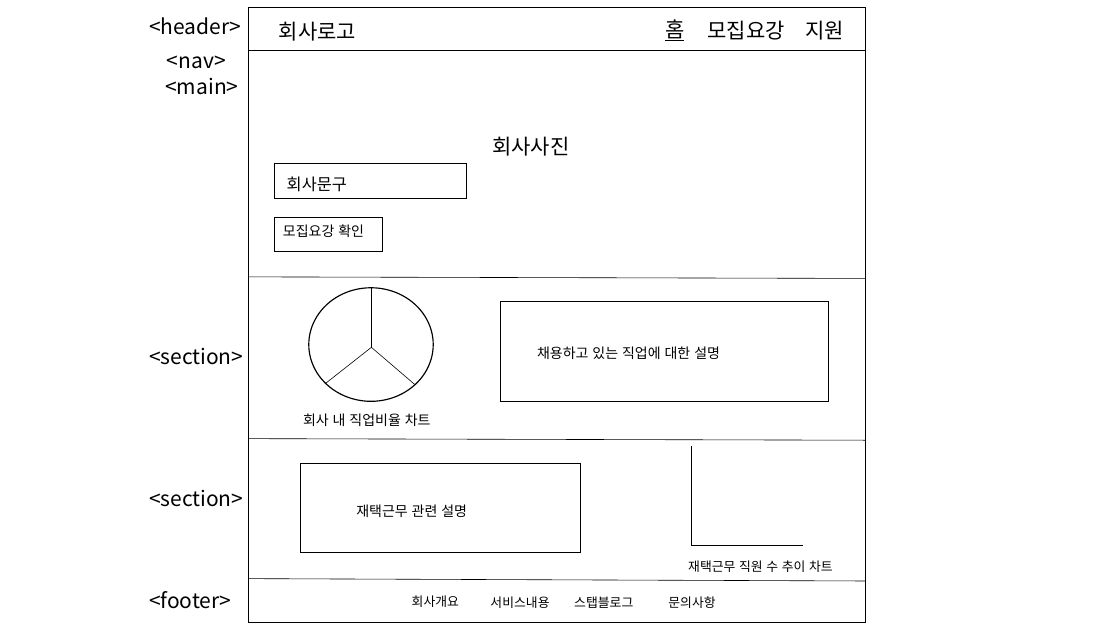
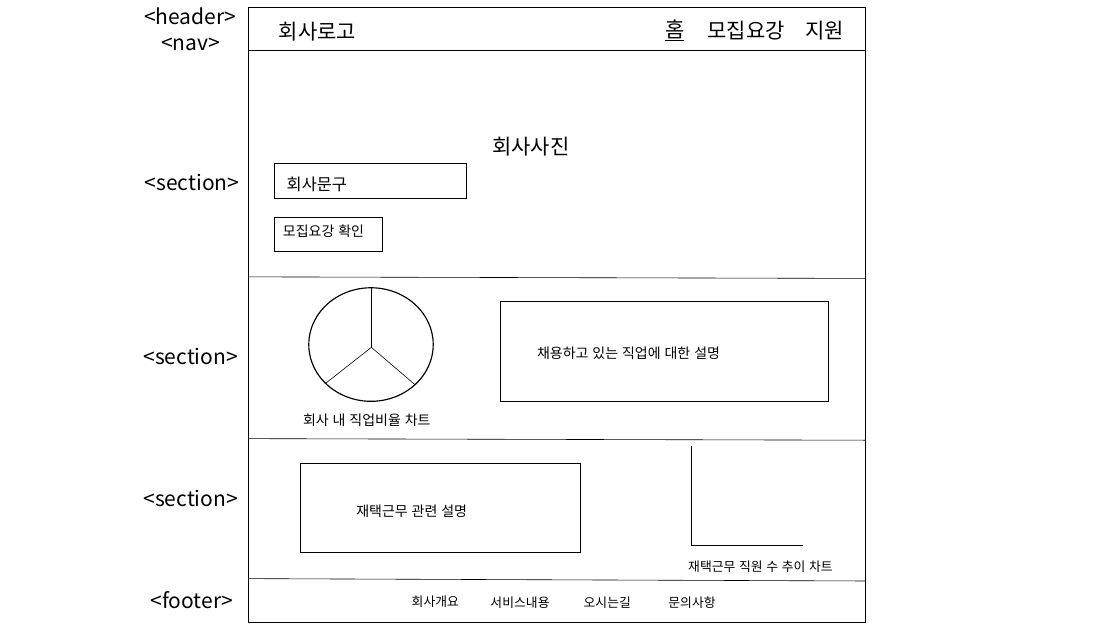
Before and after one commit to pyeong0/A-company-site, a slide deck: slide 1 of myweb_layout.pptx. Drawn at 1120x630 pixels with LibreOffice and Linux fonts; fonts in the diff are those of the drawing. Boxes give left, top, right and bottom in pixels: in the first picture for what was removed or moved away, otherwise in the second. Text is boxed around its words. In the diff, an @@ line names an element or a change of style, - is before the commit and + after.

```diff
--- a/myweb_layout.pptx
+++ b/myweb_layout.pptx
@@ text "<header>": place and size @@
-text "<header>" at box(149, 17, 241, 35)
+text "<header>" at box(144, 7, 236, 25)
@@ text "<nav>": place and size @@
-text "<nav>" at box(167, 55, 226, 69)
+text "<nav>" at box(161, 37, 220, 51)
@@ text removed at box(165, 78, 238, 95) @@
-<main>
@@ text added at box(145, 174, 239, 191), 18 pt, text #000000 @@
+<section>
@@ text "<section>": place and size @@
-text "<section>" at box(149, 348, 243, 365)
+text "<section>" at box(143, 348, 237, 365)
@@ text "<section>": place and size @@
-text "<section>" at box(149, 490, 243, 507)
+text "<section>" at box(143, 490, 237, 507)
@@ text at box(584, 596, 631, 608): text changed @@
-스탭블로그
+오시는길
```
Also in this commit, not shown: 3 other files.
